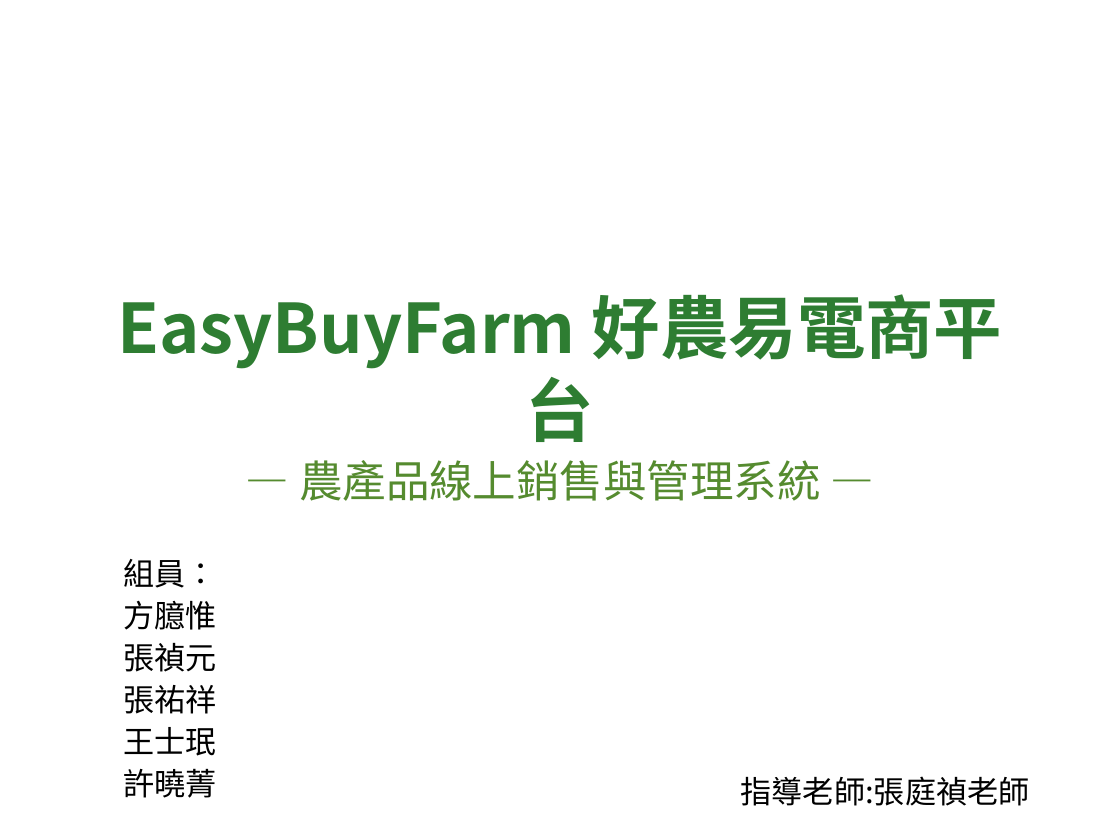
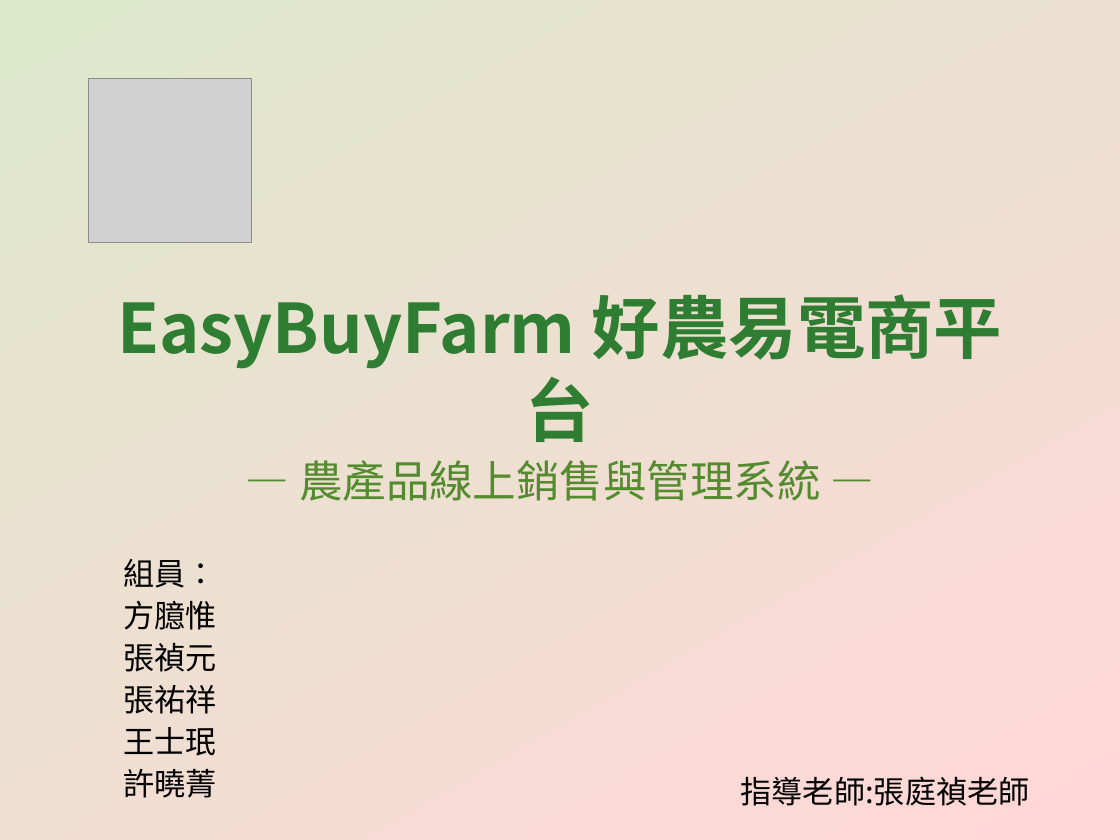
Before and after one commit to CYX1025/EasyBuyFarm, a slide deck: slide 1 of EasyBuyFarm_專案簡報.pptx. Drawn at 1120x840 pixels with LibreOffice and Linux fonts; fonts in the diff are those of the drawing; grey boxes stand for pictures. Boxes give left, top, right and bottom in pixels: in the first picture for what was removed or moved away, otherwise in the second. Text is boxed around its words. In the diff, an @@ line names an element or a change of style, - is before the commit and + after.

```diff
--- a/EasyBuyFarm_專案簡報.pptx
+++ b/EasyBuyFarm_專案簡報.pptx
@@ background #FFFFFF to gradient #DDE8CB to #FFD7D7 @@
@@ picture added at [88,78,252,242] @@
```
Also in this commit, not shown: 16 other slides changed, 1 slide added.
